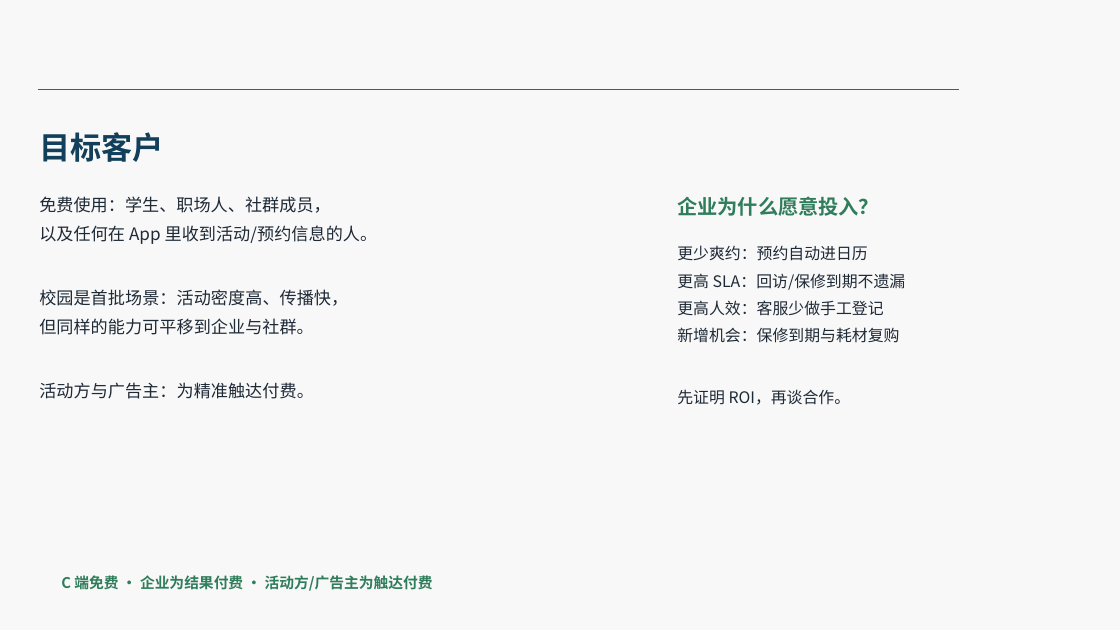
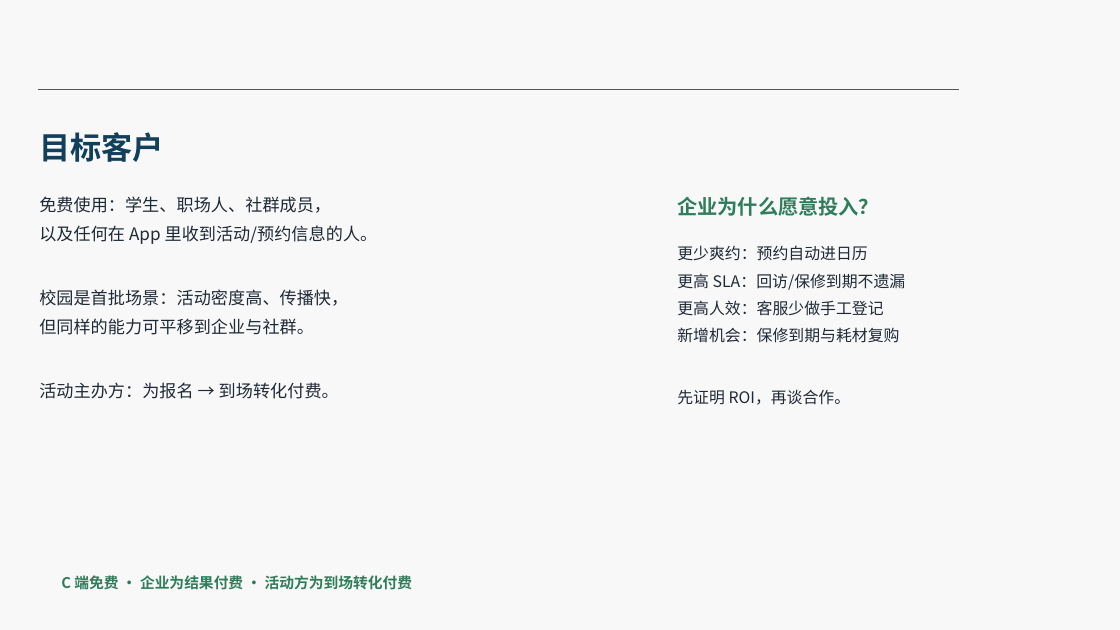
Before and after one commit to murasame9877/lishizhen, a slide deck: slide 7 of docs/2026SDG-Pitch-理时针.pptx. Drawn at 1120x630 pixels with LibreOffice and Linux fonts; fonts in the diff are those of the drawing; background and template pictures are left out. Boxes give left, top, right and bottom in pixels: in the first picture for what was removed or moved away, otherwise in the second. Text is boxed around its words. In the diff, an @@ line names an element or a change of style, - is before the commit and + after.

```diff
--- a/docs/2026SDG-Pitch-理时针.pptx
+++ b/docs/2026SDG-Pitch-理时针.pptx
@@ text at [39, 382, 339, 399]: text changed @@
-活动方与广告主：为精准触达付费。
+活动主办方：为报名 → 到场转化付费。
@@ text at [61, 575, 412, 590]: text changed @@
-C 端免费 · 企业为结果付费 · 活动方/广告主为触达付费
+C 端免费 · 企业为结果付费 · 活动方为到场转化付费
```
Also in this commit, not shown: 13 other slides changed, 3 other files.
